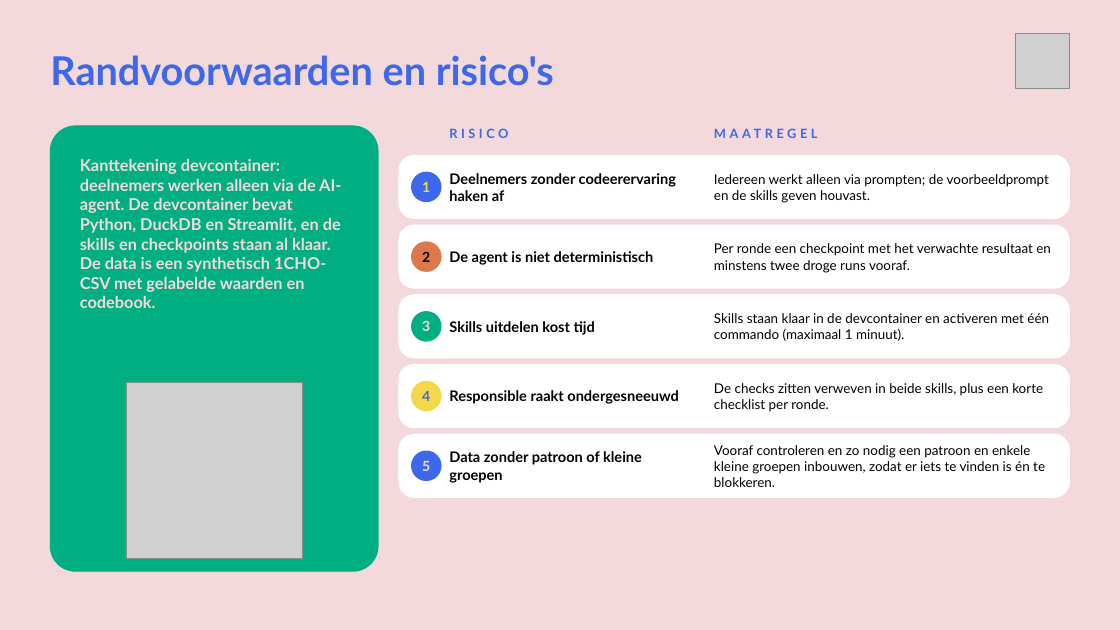
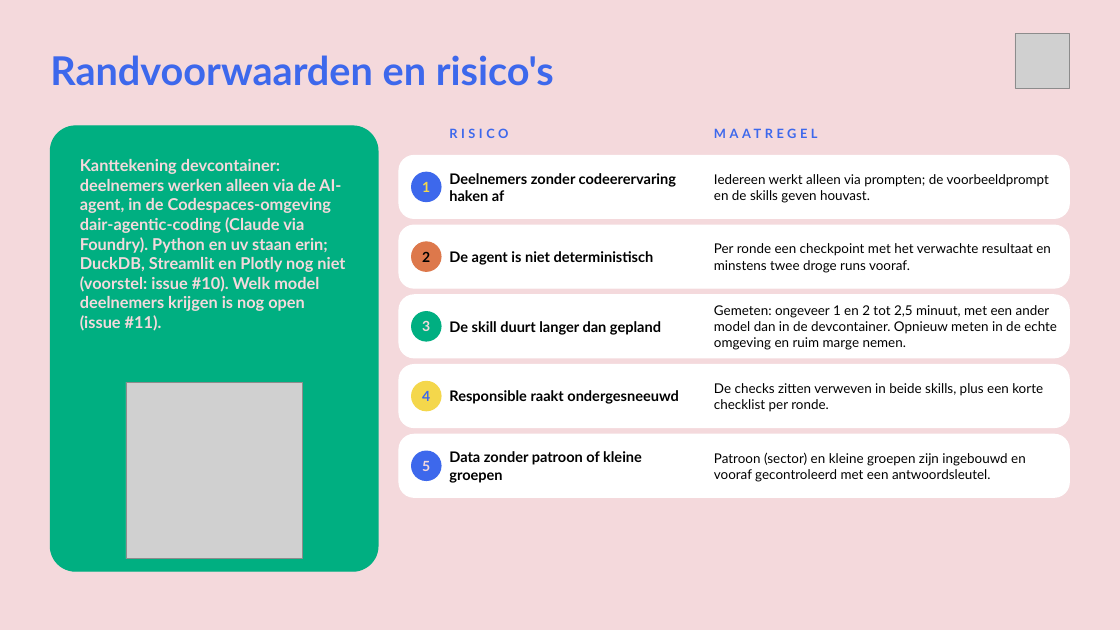
Before and after one commit to cedanl/clidev-presentaties, a slide deck: slide 13 of workshop-rad/exports/workshop-voorstel-RAD_120min.pptx. Drawn at 1120x630 pixels with LibreOffice and Linux fonts; fonts in the diff are those of the drawing; grey boxes stand for pictures. Boxes give left, top, right and bottom in pixels: in the first picture for what was removed or moved away, otherwise in the second. Text is boxed around its words. In the diff, an @@ line names an element or a change of style, - is before the commit and + after.

```diff
--- a/workshop-rad/exports/workshop-voorstel-RAD_120min.pptx
+++ b/workshop-rad/exports/workshop-voorstel-RAD_120min.pptx
@@ text at (80, 159, 345, 331): text changed @@
-Kanttekening devcontainer: deelnemers werken alleen via de AI-agent. De devcontainer bevat Python, DuckDB en Streamlit, en de skills en checkpoints staan al klaar. De data is een synthetisch 1CHO-CSV met gelabelde waarden en codebook.
+Kanttekening devcontainer: deelnemers werken alleen via de AI-agent, in de Codespaces-omgeving dair-agentic-coding (Claude via Foundry). Python en uv staan erin; DuckDB, Streamlit en Plotly nog niet (voorstel: issue #10). Welk model deelnemers krijgen is nog open (issue #11).
@@ text at (449, 321, 661, 335): text changed @@
-Skills uitdelen kost tijd
+De skill duurt langer dan gepland
@@ text at (714, 305, 1057, 350): text changed @@
-Skills staan klaar in de devcontainer en activeren met één commando (maximaal 1 minuut).
+Gemeten: ongeveer 1 en 2 tot 2,5 minuut, met een ander model dan in de devcontainer. Opnieuw meten in de echte omgeving en ruim marge nemen.
@@ text at (714, 452, 1026, 482): text changed @@
-Vooraf controleren en zo nodig een patroon en enkele kleine groepen inbouwen, zodat er iets te vinden is én te blokkeren.
+Patroon (sector) en kleine groepen zijn ingebouwd en vooraf gecontroleerd met een antwoordsleutel.
```
Also in this commit, not shown: 9 other slides changed, 7 other files.
